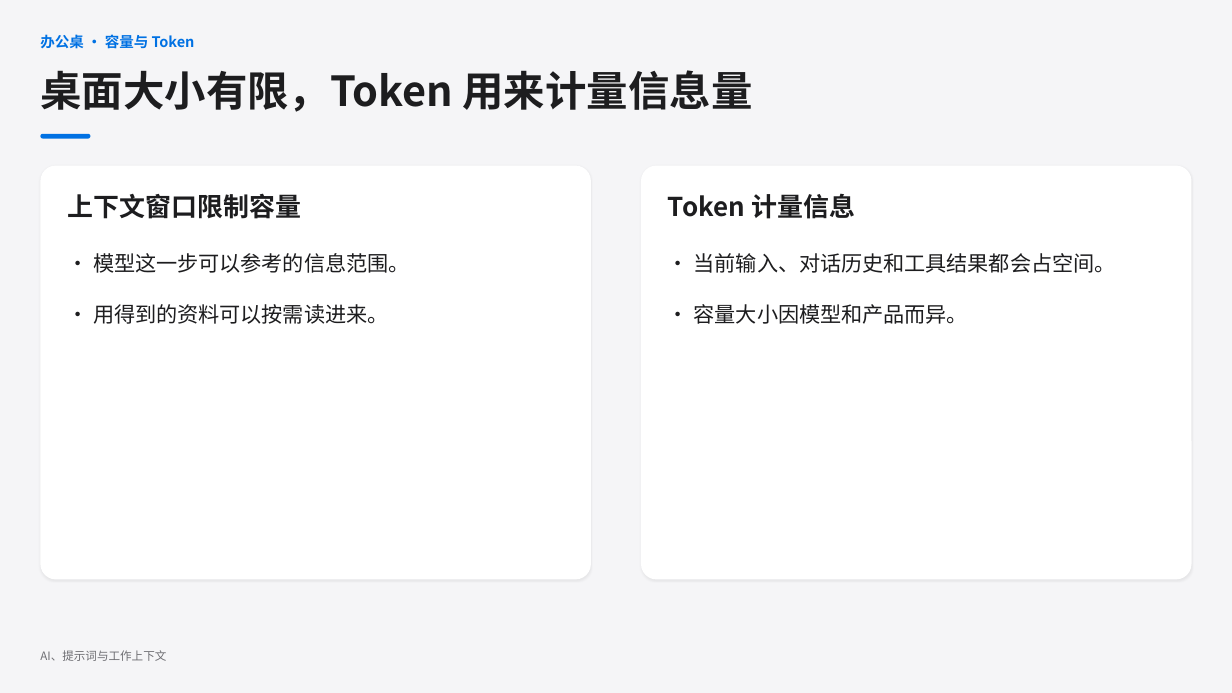
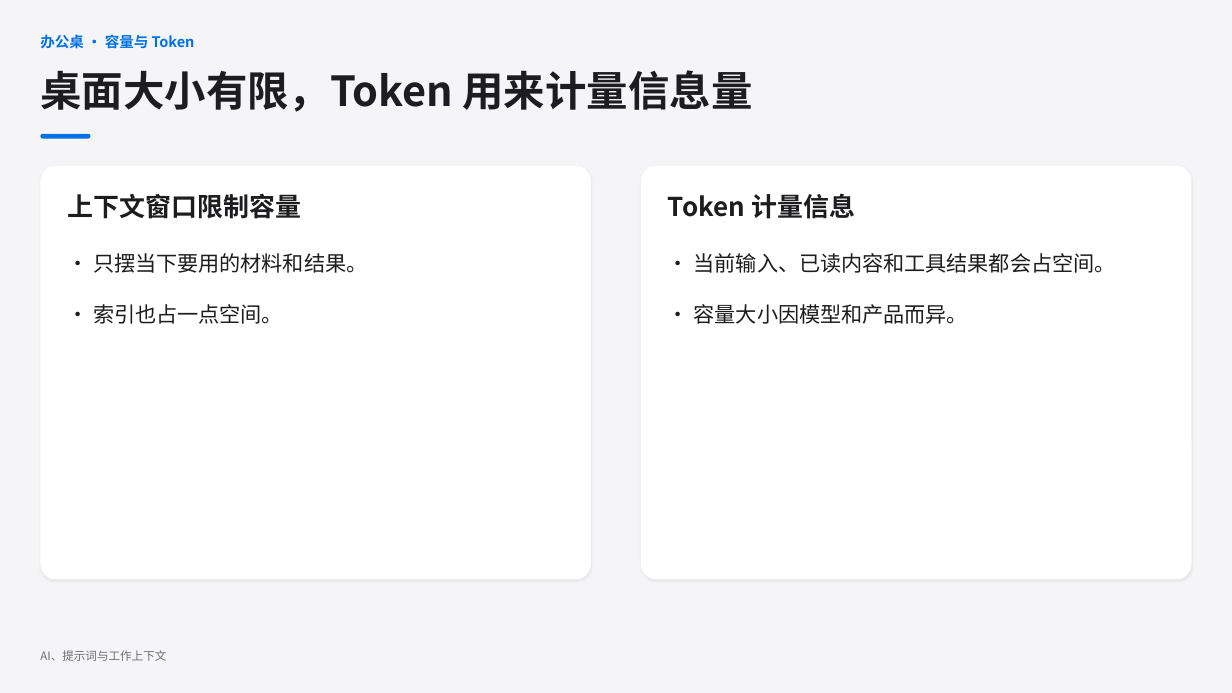
Before and after one commit to jihtsan/https-github.com-jihtsan-cz-night-learn-20261111, a slide deck: slide 5 of learn-02/第二课第一部分 - AI 如何接收和完成任务.pptx. Drawn at 1232x693 pixels with LibreOffice and Linux fonts; fonts in the diff are those of the drawing. Boxes give left, top, right and bottom in pixels: in the first picture for what was removed or moved away, otherwise in the second. Text is boxed around its words. In the diff, an @@ line names an element or a change of style, - is before the commit and + after.

Commit message:
讲清 AI 的桌面、索引与材料整理 (#21)

```diff
--- a/learn-02/第二课第一部分 - AI 如何接收和完成任务.pptx
+++ b/learn-02/第二课第一部分 - AI 如何接收和完成任务.pptx
@@ text at bbox=[93, 253, 367, 324]: text changed @@
-• 模型这一步可以参考的信息范围。
-• 用得到的资料可以按需读进来。
+• 只摆当下要用的材料和结果。
+• 索引也占一点空间。
@@ text at bbox=[694, 253, 1116, 273]: text changed @@
-• 当前输入、对话历史和工具结果都会占空间。
+• 当前输入、已读内容和工具结果都会占空间。
```
Also in this commit, not shown: 5 other slides changed.
